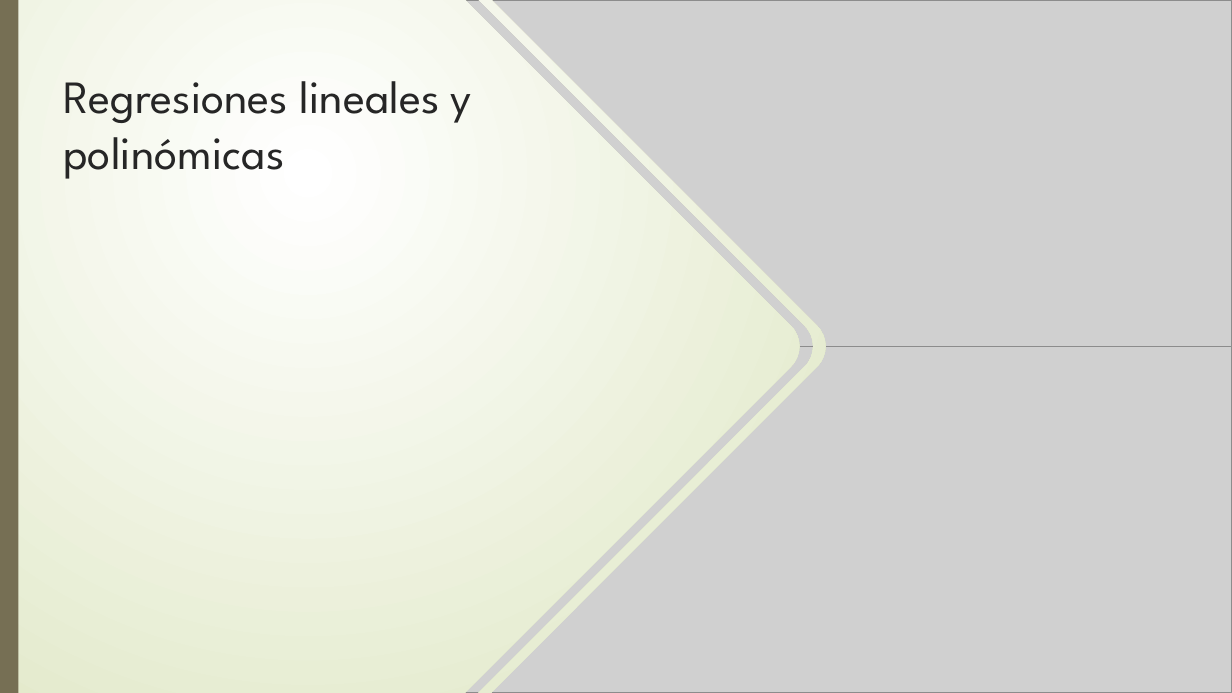
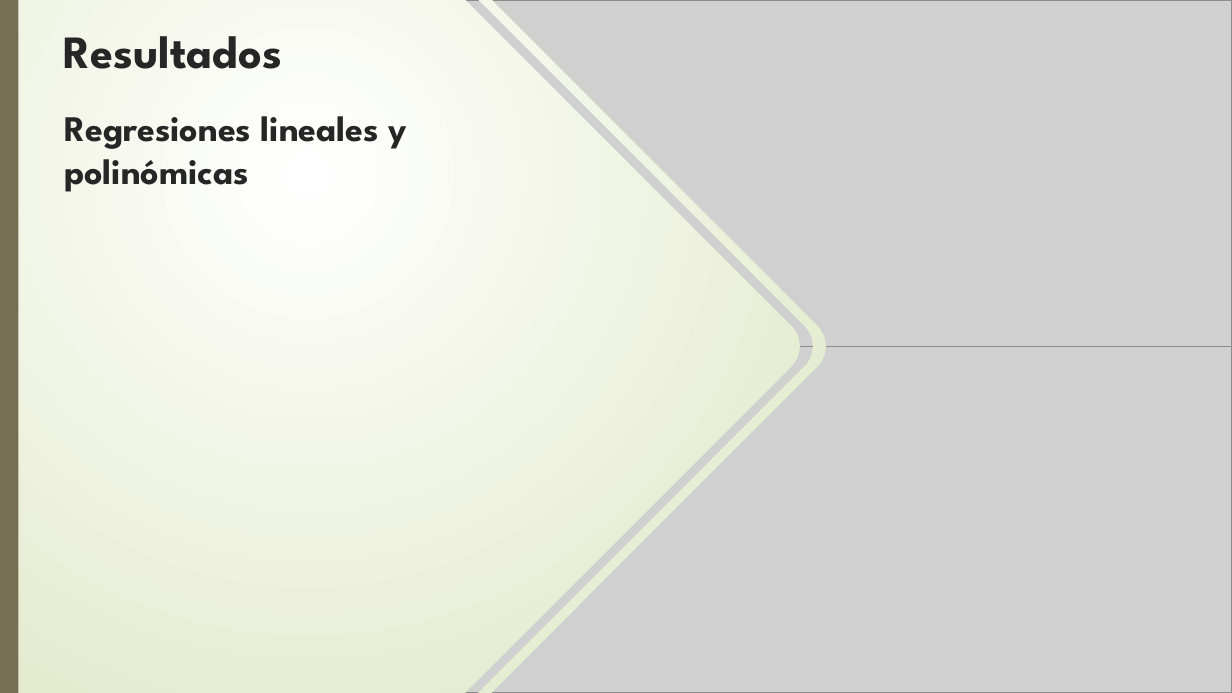
Before and after one commit to corderobot/Kaggle_House-Prices, a slide deck: slide 9 of Docs/House Prices.pptx. Drawn at 1232x693 pixels with LibreOffice and Linux fonts; fonts in the diff are those of the drawing; grey boxes stand for pictures. Boxes give left, top, right and bottom in pixels: in the first picture for what was removed or moved away, otherwise in the second. Text is boxed around its words. In the diff, an @@ line names an element or a change of style, - is before the commit and + after.

```diff
--- a/Docs/House Prices.pptx
+++ b/Docs/House Prices.pptx
@@ text added at (x1=63, y1=36, x2=282, y2=69), 36 pt, text #262626, bold @@
+Resultados
@@ title "Regresiones lineales y polinómicas" moved from (x1=63, y1=81, x2=472, y2=179) to (x1=64, y1=116, x2=406, y2=192) @@
@@ title "Regresiones lineales y polinómicas" at (x1=64, y1=116, x2=406, y2=192): size 36 to 28 pt, bold on @@
```
Also in this commit, not shown: 4 other slides changed, 9 slides added, 4 slides removed.
